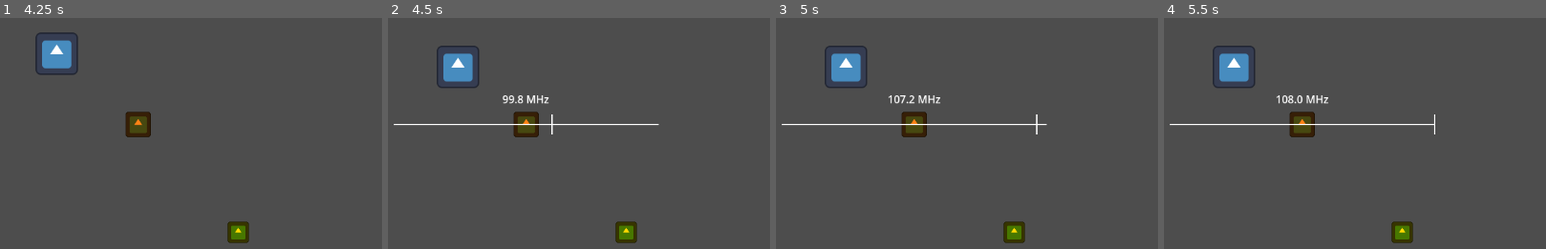
Above: before the commit, frames 1-4 (left to right).
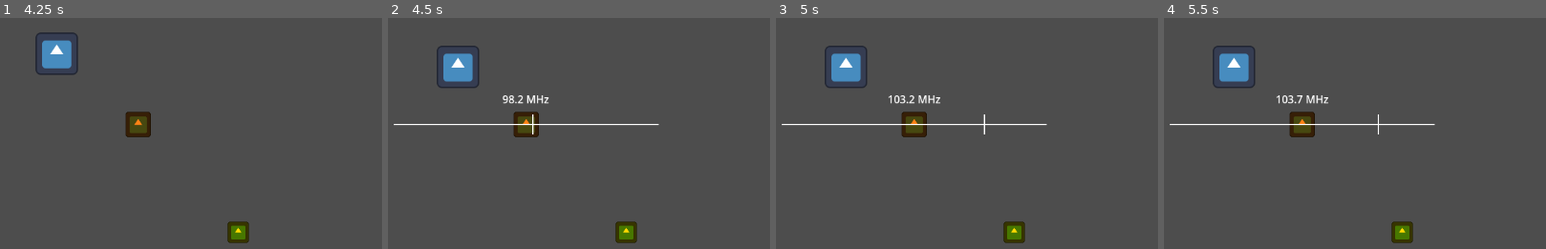
Above: after the commit, the same moments.

Repository: kurushimee/fear-the-weak
Game: Godot game, scene res://scenes/main.tscn
The game is run twice, just before and just after one commit, with the same random seed, the same clock (stepped at 60 frames per second) and the same inputs. The engine's default icon, where the game draws it, is replaced by a stand-in: a white triangle on a blue panel in a dark square.
Inputs:
- Up to frame 1 (4.25 s): tap Enter at 0.5, 2.75 s; hold Space (interact) 0.53-1.28 s; hold W (move_up) 0.53-2.03 s; tap Space (interact) at 1.35, 2, 2.85, 3.5 s; hold Space (interact) 2.03-2.78 s; hold A (move_left) 2.03-3.53 s; hold S (move_down) from 3.53 s (still down); hold Space (interact) from 3.53 s (still down)
- Up to frame 2 (4.5 s): release S (move_down) at 4.28 s; release Space (interact) at 4.28 s; hold D (move_right) from 4.28 s (still down); tap Space (interact) at 4.35 s
- Up to frame 3 (5 s): keep holding D (move_right)
- Up to frame 4 (5.5 s): tap Enter at 5 s; release D (move_right) at 5.03 s; hold W (move_up) from 5.03 s (still down); hold Space (interact) from 5.03 s (still down)

Frame 1 is identical in both runs. In frame 2, 0.1% of the frame differs, in the area x 31-44%, y 33-51%; in frame 3, 0.1%; in frame 4, 0.1%.

Commit message:
feat: add frequency proximity indication

Diff:
--- a/scripts/gameplay/ui/radio_minigame_ui.gd
+++ b/scripts/gameplay/ui/radio_minigame_ui.gd
@@ -6,13 +6,16 @@
 const FREQUENCY_MIN: float = 87.5
 const FREQUENCY_MAX: float = 108.0
 const REQUIRED_TIME_ON_FREQUENCY: float = 1.0
-const CURSOR_SPEED: float = 15.0
+const CURSOR_SPEED: float = 10.0
+const CURSOR_ACCELERATION: float = 50.0 # How quickly the cursor accelerates
 const LINE_WIDTH: float = 400.0
+const TARGET_PROXIMITY_THRESHOLD: float = 0.1 # Threshold for being on target
 
 var target_frequency: float
 var current_frequency: float
 var time_on_frequency: float
 var is_active: bool = false
+var current_cursor_velocity: float = 0.0 # Current velocity of the cursor
 
 @onready var frequency_label: Label = $FrequencyLabel
 @onready var feedback_player: AudioStreamPlayer = $FeedbackPlayer
@@ -25,13 +28,28 @@
 	if not is_active:
 		return
 
+	# Handle cursor acceleration
 	if Input.is_action_pressed("move_left"):
-		current_frequency = maxf(FREQUENCY_MIN, current_frequency - delta * CURSOR_SPEED)
+		# Accelerate left (negative direction)
+		current_cursor_velocity = maxf(current_cursor_velocity - CURSOR_ACCELERATION * delta, -CURSOR_SPEED)
 	elif Input.is_action_pressed("move_right"):
-		current_frequency = minf(FREQUENCY_MAX, current_frequency + delta * CURSOR_SPEED)
+		# Accelerate right (positive direction)
+		current_cursor_velocity = minf(current_cursor_velocity + CURSOR_ACCELERATION * delta, CURSOR_SPEED)
+	else:
+		# Reset to zero when no input
+		# if abs(current_cursor_velocity) < CURSOR_ACCELERATION * delta:
+		# 	current_cursor_velocity = 0.0
+		# elif current_cursor_velocity > 0:
+		# 	current_cursor_velocity -= CURSOR_ACCELERATION * delta
+		# else:
+		# 	current_cursor_velocity += CURSOR_ACCELERATION * delta
+		current_cursor_velocity = 0.0
+
+	# Apply velocity to frequency
+	current_frequency = clampf(current_frequency + current_cursor_velocity * delta, FREQUENCY_MIN, FREQUENCY_MAX)
 	queue_redraw()
 
-	if abs(current_frequency - target_frequency) < 0.1:
+	if abs(current_frequency - target_frequency) < TARGET_PROXIMITY_THRESHOLD:
 		time_on_frequency += delta
 		if time_on_frequency >= REQUIRED_TIME_ON_FREQUENCY:
 			_complete_minigame()
@@ -51,16 +69,73 @@
 	# Draw the frequency line
 	draw_line(line_start, line_end, Color.WHITE, 2.0)
 
+	# Draw the target frequency indicator
+	var target_x := line_start.x + (target_frequency - FREQUENCY_MIN) / (FREQUENCY_MAX - FREQUENCY_MIN) * LINE_WIDTH
+	var target_pos := Vector2(target_x, size.y / 2)
+
+	# Draw proximity guide
+	var proximity := _calculate_proximity()
+
+	# Draw proximity circle that grows as player gets closer to target
+	if proximity > 0.0:
+		var proximity_radius := 10.0 + proximity * 15.0
+		var proximity_color := Color(1.0, 0.3, 0.3, proximity)
+		draw_circle(target_pos, proximity_radius, proximity_color)
+
+	# Draw target indicator when very close
+	if proximity >= 0.8:
+		var pulse_intensity := (1.0 + sin(Time.get_ticks_msec() / 150.0)) / 2.0
+		var target_color := Color(0.0, 1.0, 0.0, 0.5 + pulse_intensity * 0.5)
+		draw_circle(target_pos, 5.0, target_color)
+
 	# Draw the cursor
 	var cursor_x := line_start.x + (current_frequency - FREQUENCY_MIN) / (FREQUENCY_MAX - FREQUENCY_MIN) * LINE_WIDTH
 	var cursor_pos := Vector2(cursor_x, size.y / 2)
-	draw_line(cursor_pos - Vector2(0, 15), cursor_pos + Vector2(0, 15), Color.WHITE, 2.0)
+
+	# Change cursor color based on proximity
+	var cursor_color: Color = Color.WHITE
+	if proximity >= 0.8:
+		cursor_color = Color.GREEN
+	elif proximity > 0.0:
+		# Properly interpolate between white and green based on proximity
+		cursor_color = Color.WHITE.lerp(Color.GREEN, proximity)
+
+	draw_line(cursor_pos - Vector2(0, 15), cursor_pos + Vector2(0, 15), cursor_color, 2.0)
+
+	# Draw progress indicator when on target
+	if proximity >= 0.8:
+		var progress_ratio := time_on_frequency / REQUIRED_TIME_ON_FREQUENCY
+		if progress_ratio > 0.0:
+			var progress_height := 30.0
+			var progress_width := 4.0
+			var progress_pos := cursor_pos + Vector2(0, 20)
+			var progress_rect := Rect2(
+				progress_pos.x - progress_width / 2,
+				progress_pos.y,
+				progress_width,
+				progress_height * progress_ratio
+			)
+			draw_rect(progress_rect, Color.GREEN, true)
+
+
+func _calculate_proximity() -> float:
+	var _distance: float = abs(current_frequency - target_frequency)
+	var max_distance: float = 2.0 # Maximum distance to show any proximity effect
+
+	if _distance > max_distance:
+		return 0.0
+	elif _distance < TARGET_PROXIMITY_THRESHOLD:
+		return 1.0
+	else:
+		# Linear interpolation between 0 and 1 based on distance
+		return 1.0 - (_distance - TARGET_PROXIMITY_THRESHOLD) / (max_distance - TARGET_PROXIMITY_THRESHOLD)
 
 
 func start_minigame() -> void:
 	target_frequency = randf_range(FREQUENCY_MIN, FREQUENCY_MAX)
 	current_frequency = (FREQUENCY_MIN + FREQUENCY_MAX) / 2
 	time_on_frequency = 0.0
+	current_cursor_velocity = 0.0 # Reset cursor velocity
 	is_active = true
 	show()
 	queue_redraw()
@@ -74,6 +149,7 @@
 
 
 func _update_feedback() -> void:
-	var distance: float = abs(current_frequency - target_frequency)
+	# Use the distance to target frequency for audio feedback
+	var _distance: float = abs(current_frequency - target_frequency)
 	# TODO: Implement audio feedback based on distance to target frequency
 	# Lower static/noise as player gets closer to target frequency
